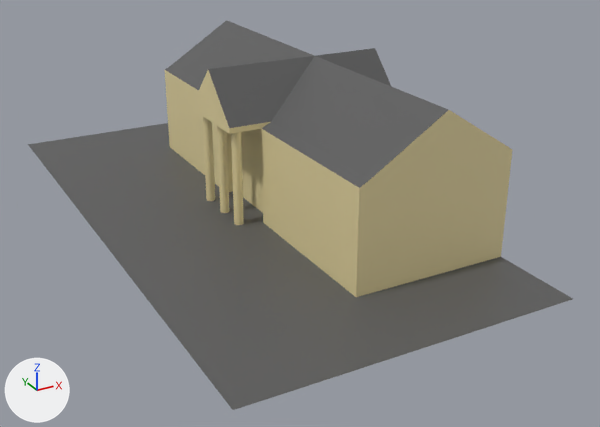
An edit to the glTF model assets/buildings/2x1_School.col.glb, drawn before and after from the same camera.
Before and after are seen from a 50 mm lens placed at (-21.6, -47.1, 22.1), pointed at (2.4, -3.5, 0.3). Lighting does not change. The marker at lower left points along +X, +Y and +Z. Vertices at the same position are counted once.

Objects in the first picture: '2x1_School.col.004'.
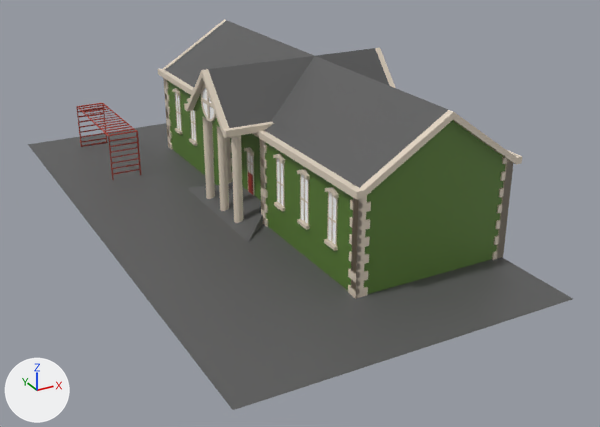
Commit message: added updated buildings

Where the change shows, as pixel boxes [x1, y1, x2, y2] in the pictures (600 x 427 px):
'2x1_School.col.004', reshaped
    before: [28, 20, 573, 410]
    after: [28, 19, 573, 410]
part 1 of me_cube_019, added
    after: [324, 239, 338, 251]
part 2 of me_cube_019, added
    after: [297, 219, 310, 230]
part 3 of me_cube_019, added
    after: [274, 202, 285, 211]
part 4 of me_cube_019, built on
    before: [317, 48, 392, 87]
    after: [76, 19, 522, 299]
part 5 of me_cube_019, recoloured (beige to green)
    both: [167, 80, 505, 294]
part 6 of me_cube_019, recoloured (beige to grey)
    both: [202, 116, 244, 223]

Patch to the scene script:
```diff
--- a/assets/buildings/2x1_School.col.glb.py
+++ b/assets/buildings/2x1_School.col.glb.py
@@ mat_red @@
+mat_red = principled_material('red')
+mat_red.base_color = (0.377, 0.043, 0.0253)  # red #a53a2c
@@ mat_glass @@
+mat_glass = principled_material('Glass')
+mat_glass.base_color = (1.0, 1.0, 1.0)  # white #ffffff
+mat_glass.metallic = 1.0
+mat_glass.roughness = 1.0
@@ mat_building @@
+mat_building = principled_material('Building')
+mat_building.base_color = (0.772, 0.675, 0.551)  # light grey #e4d6c4
@@ mat_green_walls @@
+mat_green_walls = principled_material('Green Walls')
+mat_green_walls.base_color = (0.107, 0.214, 0.0363)  # green #5c7f36
@@ mat_concrete @@
+mat_concrete = principled_material('Concrete')
+mat_concrete.base_color = (0.107, 0.107, 0.107)  # dark grey #5c5c5c
@@ mat_wood @@
+mat_wood = principled_material('Wood')
+mat_wood.base_color = (0.0218, 0.0109, 0.00729)  # black #291b15
@@ me_cube_019 @@
 # used by ob_2x1_school_col_004; location = (0.0, 0.0, 0.0)
-me_cube_019.from_pydata(...)  # 243 vertices, 284 faces; spans x -10.0..10.0, y -20.0..20.0, z 0.0..9.7
+me_cube_019.from_pydata(...)  # 2750 vertices, 5073 faces; spans x -10.0..10.4, y -20.0..20.0, z -0.1..9.7
+# me_cube_019 part 1: a new loose piece, a box spanning x -0.32..-0.11, y -12.26..-11.16, z 1.99..2.2, in mat_building (light grey #e3d6c4)
+# me_cube_019 part 2: a new loose piece, a box spanning x -0.32..-0.11, y -9.14..-8.04, z 1.99..2.2, in mat_building (light grey #e3d6c4)
+# me_cube_019 part 3: a new loose piece, a box spanning x -0.32..-0.11, y -6.15..-5.06, z 1.99..2.2, in mat_building (light grey #e3d6c4)
+# me_cube_019 part 4: 3 vertices moved from x 10.0, y -14.2..13.8, z 6.7 to x 10.0, y -14.2..13.8, z 6.3; 1 vertex removed from x 10.0, y 2.7, z 6.7; 2388 vertices added at x -6.4..10.4, y -14.6..17.5, z -0.1..9.7
+# me_cube_019 part 5: 59 faces spanning x -2.3..10.0, y -14.2..13.8, z 0.0..9.7 switch from mat_material_047 (beige #e7d8a3) to mat_green_walls (green #5c7f36)
+# me_cube_019 part 6: 192 faces spanning x -1.8..-1.2, y -2.7..2.4, z 0.0..6.3 switch from mat_material_047 (beige #e7d8a3) to mat_building (light grey #e3d6c4)
 me_cube_019.materials.append(mat_tarseal_013)
+me_cube_019.materials.append(mat_wood)  # black #291b15
+me_cube_019.materials.append(mat_concrete)  # dark grey #5c5c5c
+me_cube_019.materials.append(mat_red)  # red #a53a2c
+me_cube_019.materials.append(mat_glass)  # white #ffffff
```
